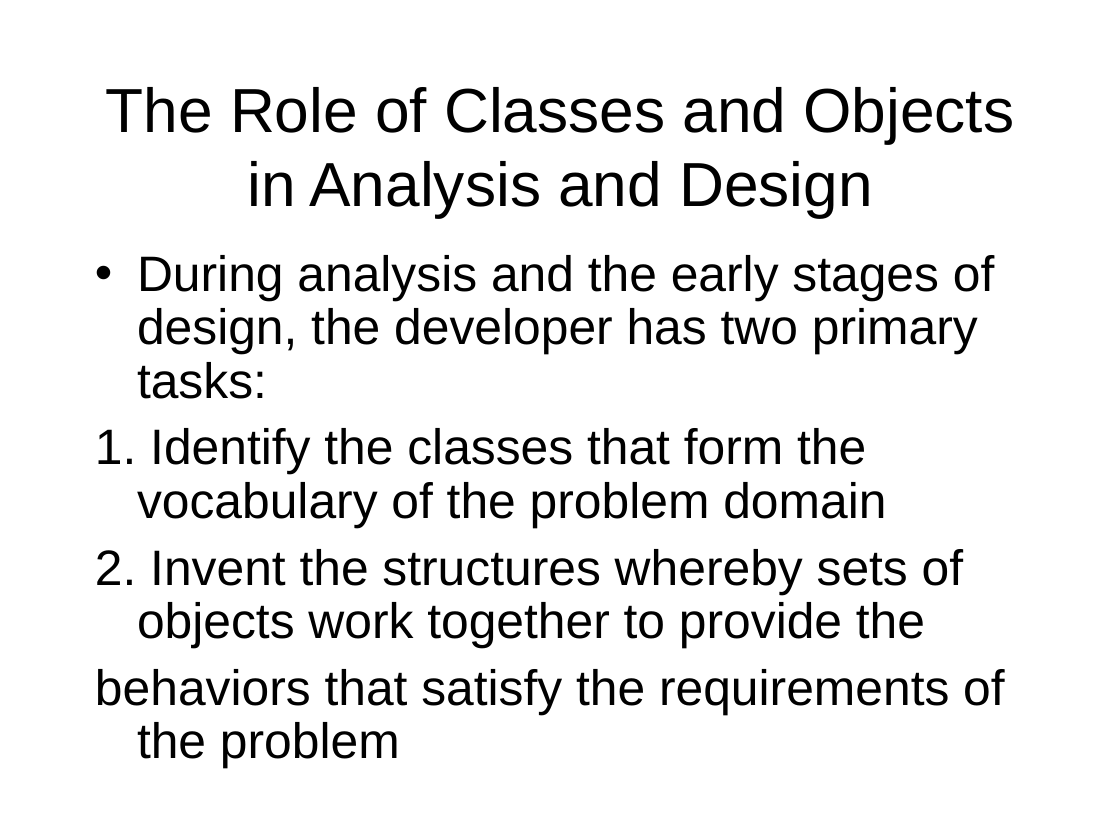
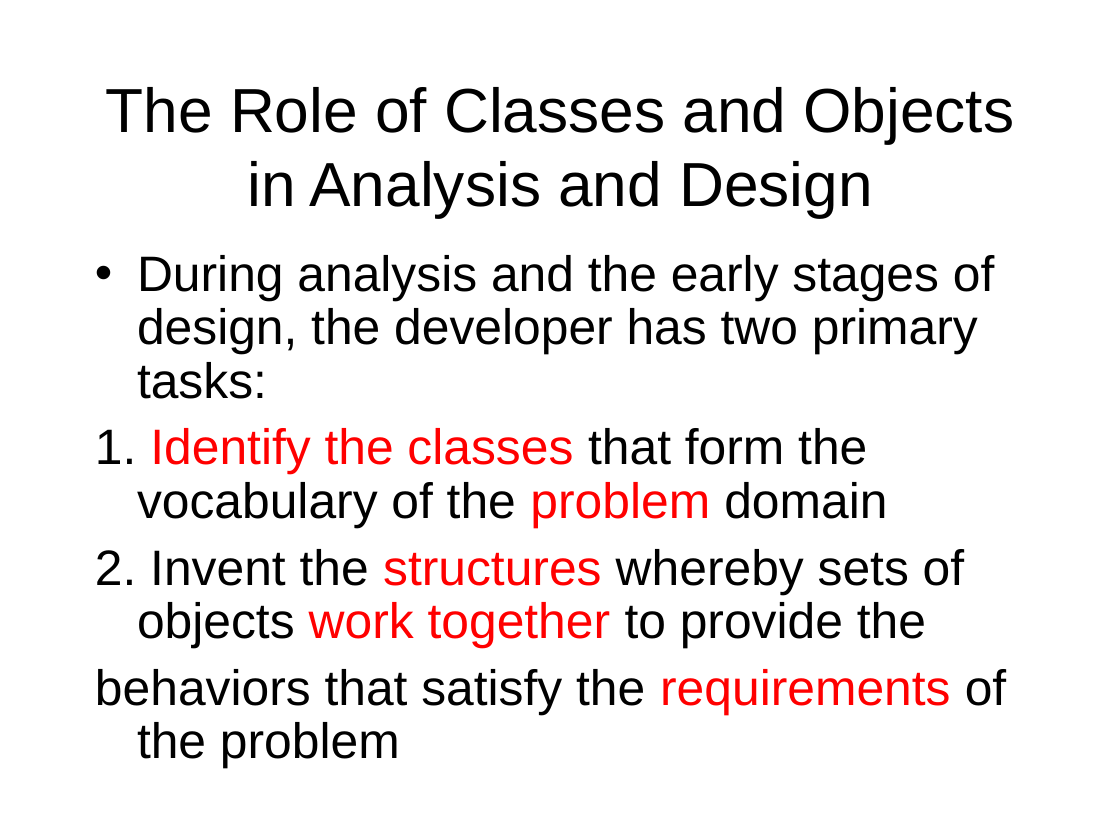
Before and after one commit to octaviordz/zjnu2017.github.io, a slide deck: slide 27 of OOAD/lectures/040--Classes.and.Objects.ppt (slide 26 before the commit). Drawn at 1120x840 pixels with LibreOffice and Linux fonts; fonts in the diff are those of the drawing. Boxes give left, top, right and bottom in pixels: in the first picture for what was removed or moved away, otherwise in the second. Text is boxed around its words. In the diff, an @@ line names an element or a change of style, - is before the commit and + after.

```diff
--- a/OOAD/lectures/040--Classes.and.Objects.ppt
+++ b/OOAD/lectures/040--Classes.and.Objects.ppt
@@ text at [95, 428, 1006, 769]: text colour #000000 to #FF0000 in "Identify the classes problem", "structures work together", "requirements" @@
```
Also in this commit, not shown: 10 other slides changed, 27 slides added, 1 other file.
